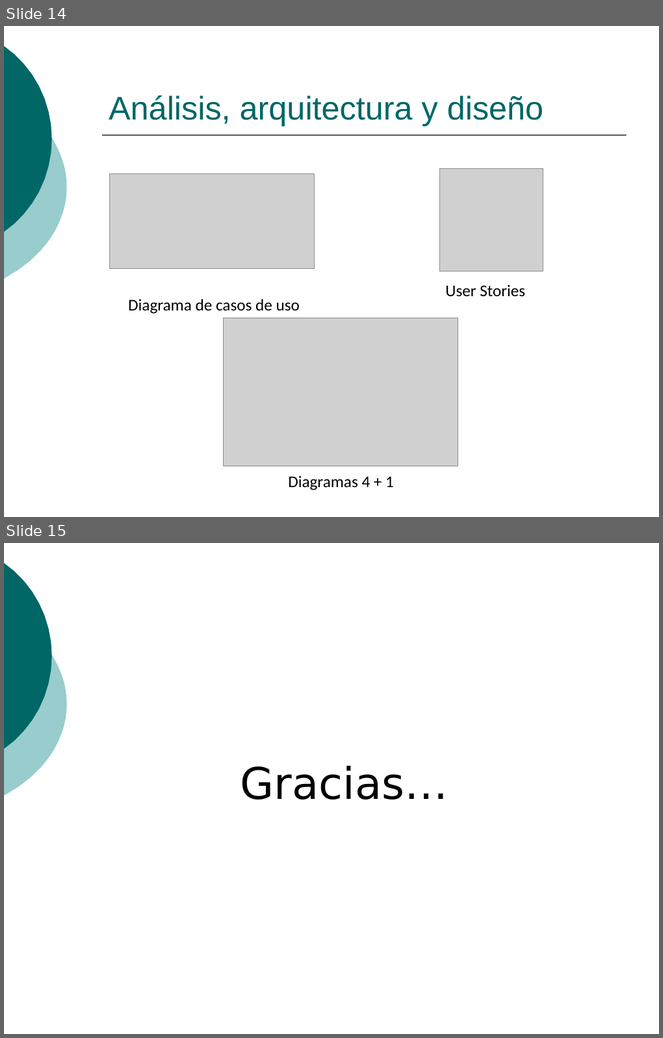
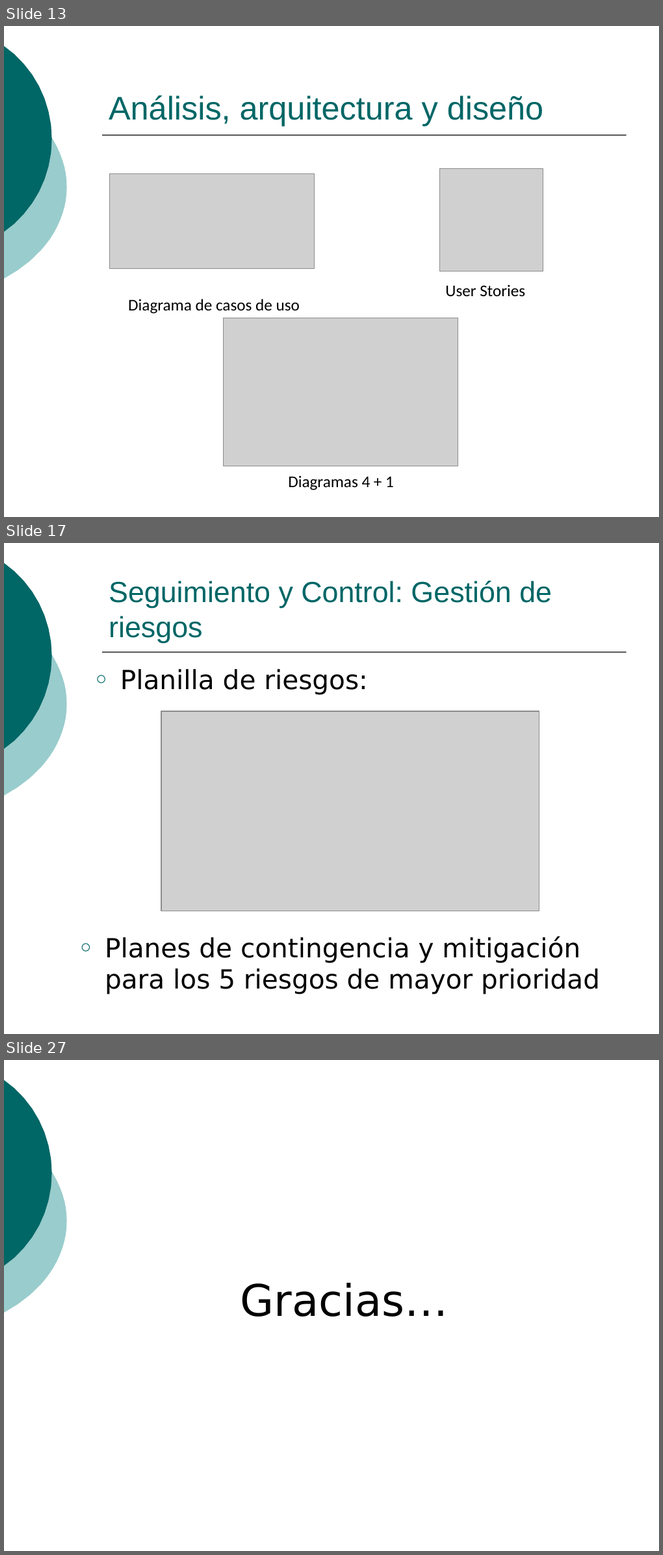
Before and after one commit to ingevy/taller-desarrollo-proyectos-ii-2do-2010, a slide deck: doc/presentaciones/Presentación inicial.ppt. Shown one above the other, each under a label of ours: slides 14 and 15 before the commit, slides 13, 17 and 27 after it; the slides between them are not shown. The pictures are 663x1038 and 663x1555 pixels, drawn with LibreOffice and Linux fonts; fonts in the diff are those of the drawing; grey boxes stand for pictures. Boxes give left, top, right and bottom in pixels: in the first picture for what was removed or moved away, otherwise in the second. Text is boxed around its words. In the diff, an @@ line names an element or a change of style, - is before the commit and + after.

```diff
--- a/doc/presentaciones/Presentación inicial.ppt
+++ b/doc/presentaciones/Presentación inicial.ppt
@@ slide 17 added at (4, 543, 659, 1034), background #FFFFFF; not listed: 3 template elements that a slide beside it also shows @@
@@ title added at (109, 581, 552, 643), 32 pt, text #006666 @@
+Seguimiento y Control: Gestión de riesgos
@@ text added at (120, 669, 367, 695), 29 pt, text #000000 @@
+○ Planilla de riesgos:
@@ picture added at (161, 711, 540, 911) @@
@@ text added at (105, 936, 600, 995), 29 pt, text #000000 @@
+○ Planes de contingencia y mitigación para los 5 riesgos de mayor prioridad
@@ what was slide 14 is now slide 13 @@
@@ what was slide 15 is now slide 27 @@
```
Also in this commit, not shown: 5 slides changed, 13 other slides added, 2 slides removed.
